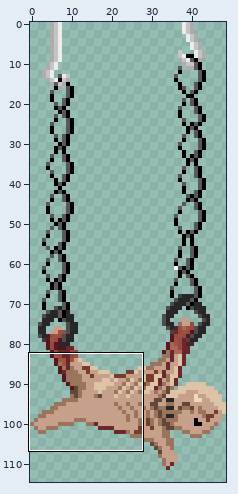
A sprite sheet gets an edit: Content/characters/SCP-1016-ru/SCP-1016-RU_anim_calm.1.png. Above, an overview of the earlier version with the close-up marked.
Close-up. Earlier state:
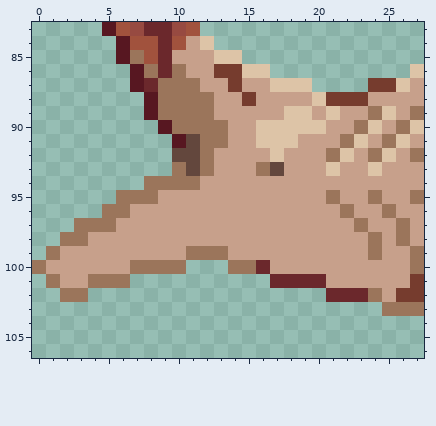
The file is 50x118 pixels. Shown: x 0..27, y 83..106. The old version is drawn lined up with the new one, on the new canvas.
New version:
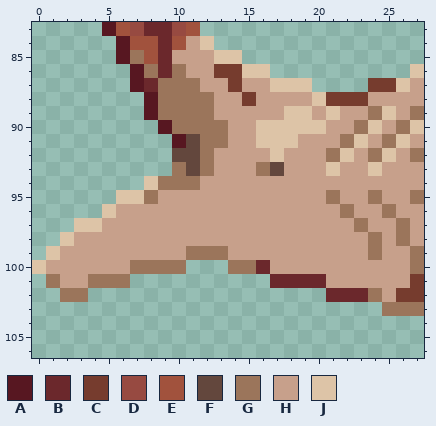
Palette (. is transparent): A #571721  B #6b282c  C #763c2e  D #974a41  E #a1523d  F #63473d  G #9b755b  H #c7a08b  J #ddc4a7
Difference:
canvas 50x118 -> 49x115 (the part of the old canvas that was cut away was empty and is not shown)
y 94: x 8 G -> J
y 95: x 6..7 GG -> JJ
y 96: x 5..6 GG -> JH
y 97: x 3..5 GGG -> JJH
y 98: x 2..3 GG -> JH
y 99: x 1 G -> J
y 100: x 0 G -> J
Pixel boxes of the changes (left, top, right, bottom) in both close-ups:
changed: (32, 176, 158, 274)
